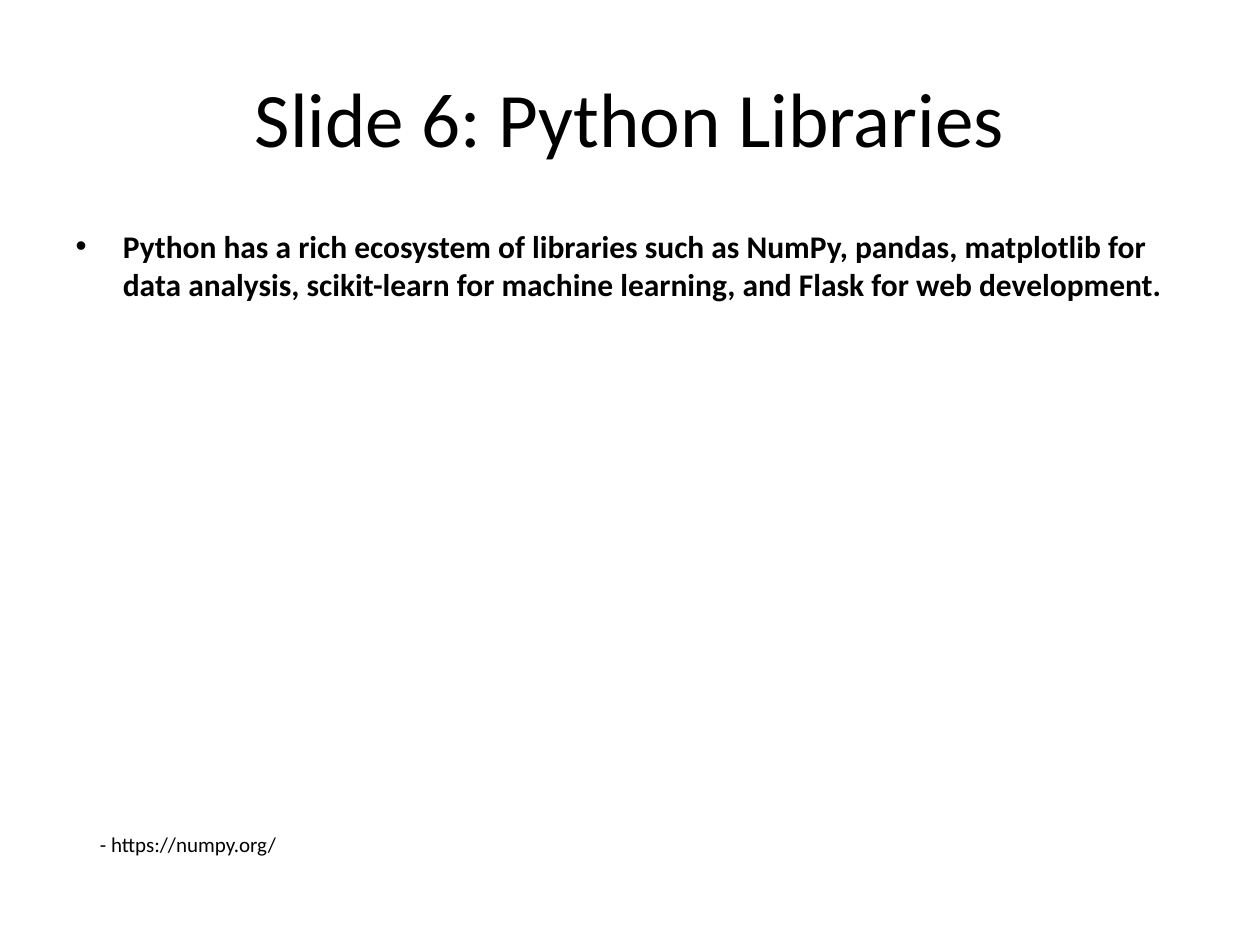
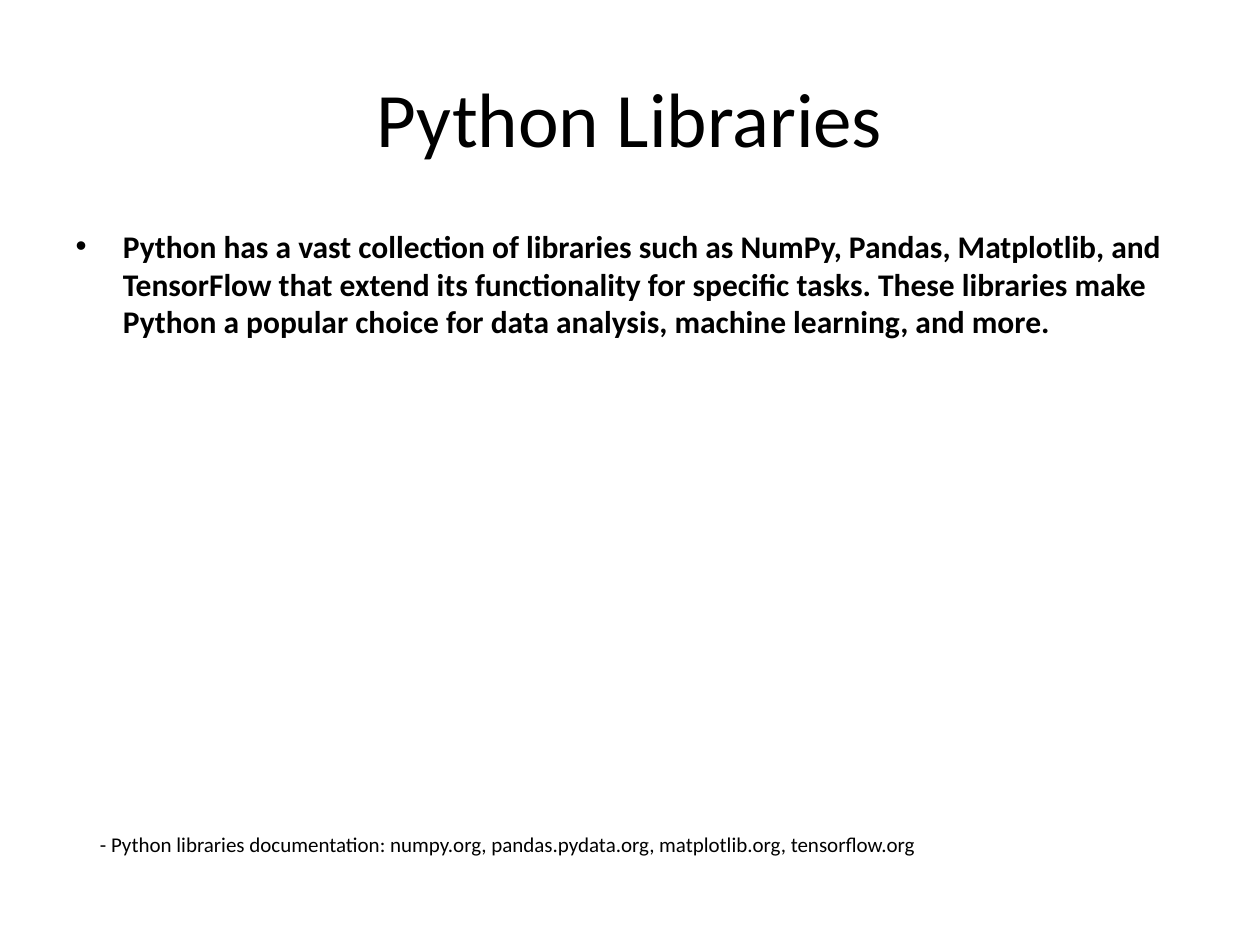
Before and after one commit to infrasvc-magang/test, a slide deck: slide 7 of backend/project/PPTX/Python_presentation.pptx. Drawn at 1260x945 pixels with LibreOffice and Linux fonts; fonts in the diff are those of the drawing. Boxes give left, top, right and bottom in pixels: in the first picture for what was removed or moved away, otherwise in the second. Text is boxed around its words. In the diff, an @@ line names an element or a change of style, - is before the commit and + after.

```diff
--- a/backend/project/PPTX/Python_presentation.pptx
+++ b/backend/project/PPTX/Python_presentation.pptx
@@ title at <box>377,93,882,160</box>: text changed @@
-Slide 6: Python Libraries
+Python Libraries
@@ text at <box>123,236,1160,339</box>: text changed @@
-• Python has a rich ecosystem of libraries such as NumPy, pandas, matplotlib for data analysis, scikit-learn for machine learning, and Flask for web development.
+• Python has a vast collection of libraries such as NumPy, Pandas, Matplotlib, and TensorFlow that extend its functionality for specific tasks. These libraries make Python a popular choice for data analysis, machine learning, and more.
@@ text at <box>111,837,915,856</box>: text changed @@
-- https://numpy.org/
+- Python libraries documentation: numpy.org, pandas.pydata.org, matplotlib.org, tensorflow.org
```
Also in this commit, not shown: 6 other slides changed, 3 slides added, 3 slides removed, 5 other files.
